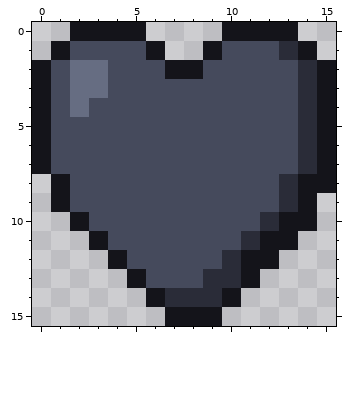
File history of a pixel-art file, ui/sprites/run_bar/heart_empty.aseprite. The first picture shows the starting point.
16x16 pixels, 1 frame.
The same view after the edit:
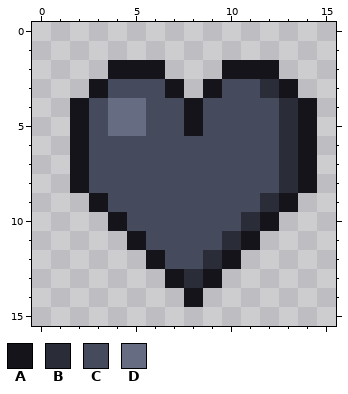
Palette (. is transparent): A #14141a  B #2a2c38  C #454a5c  D #666d82
What changed:
Changed rows in their new state; - is an unchanged pixel.
first column x 0:
 0 --....----....--
 1 -......--......-
 2 ....AAA...AAA...
 3 ...A---A.A--BA..
 4 ..A-DD--A----BA.
 5 ..A-DD--A----BA.
 6 ..A----------BA.
 7 ..A----------BA.
 8 -.A------------.
 9 -..A--------BA.-
10 --..A------BA..-
11 ---..A----BA..--
12 ----..A--BA..---
13 -----..ABA..----
14 ------..A..-----
15 -------...------
Where, in picture pixels (left, top, right, bottom), the same in both pictures:
changed: (32, 22, 336, 326)
